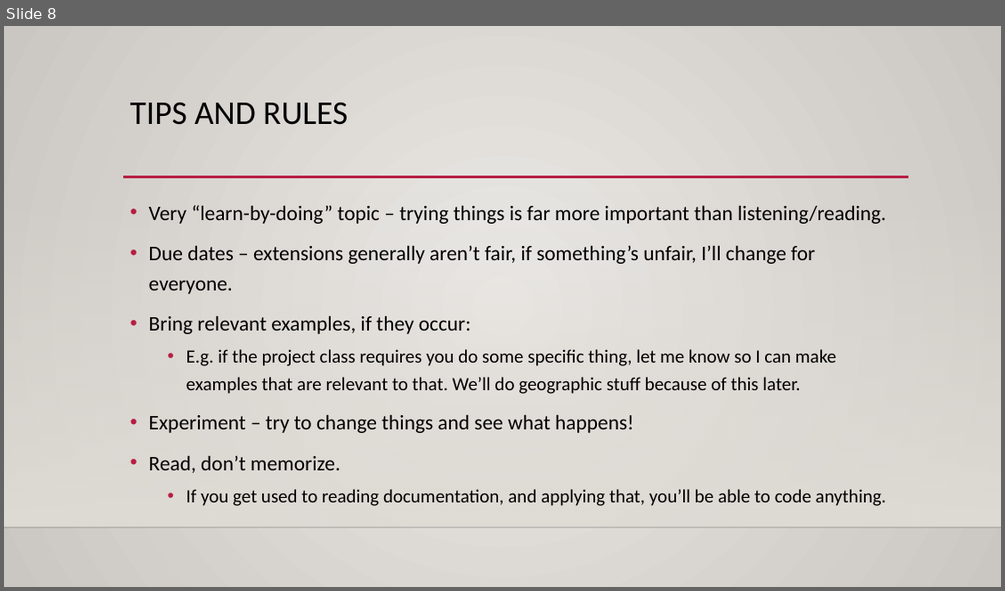
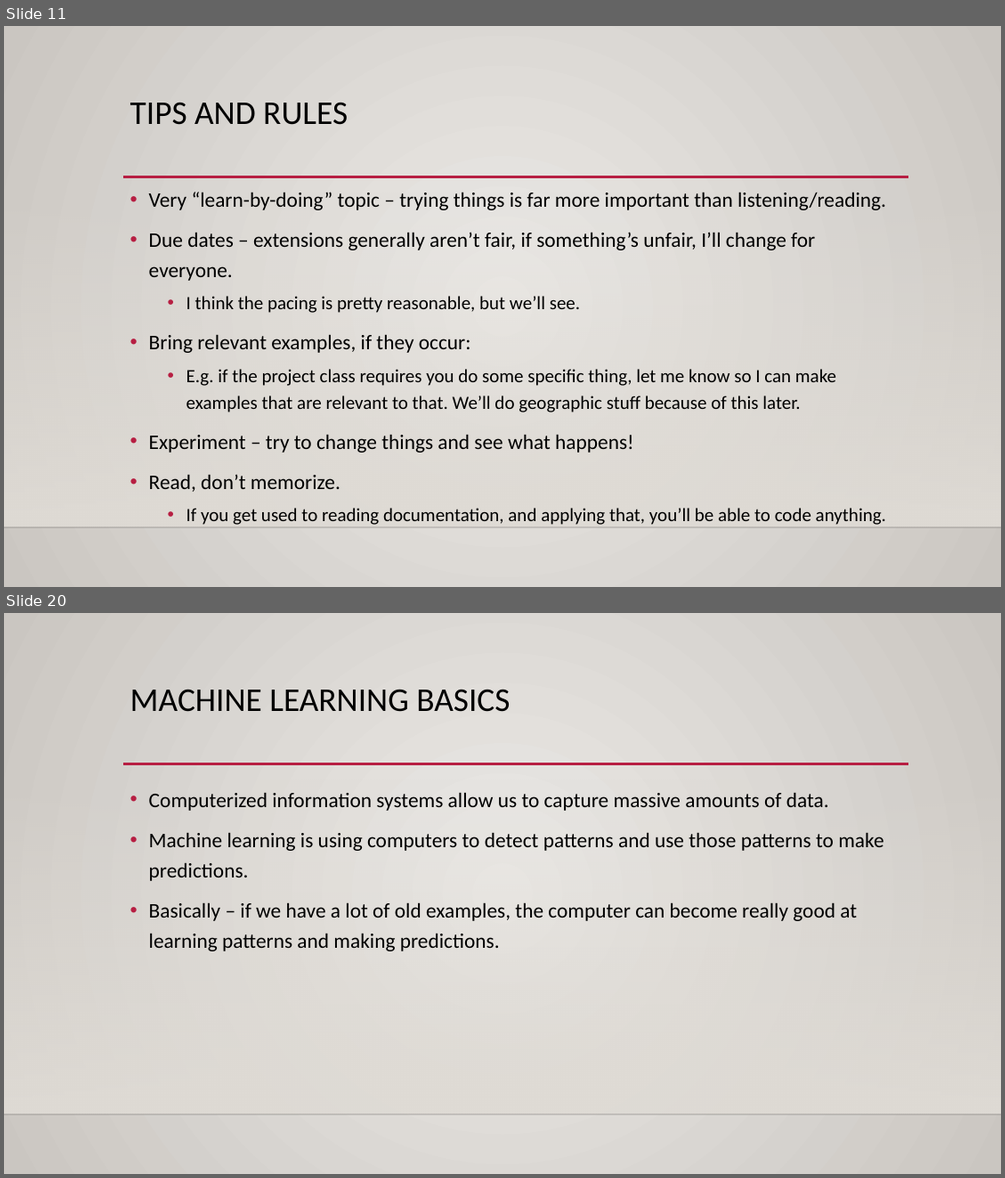
Before and after one commit to glennybarnes/Intro_to_Machine_Learning_Students, a slide deck: reference_content/Slides/Intro.pptx. Shown one above the other, each under a label of ours: slide 8 before the commit, slides 11 and 20 after it; the slides between them are not shown. The pictures are 1005x591 and 1005x1178 pixels, drawn with LibreOffice and Linux fonts; fonts in the diff are those of the drawing; background and template pictures are left out. Boxes give left, top, right and bottom in pixels: in the first picture for what was removed or moved away, otherwise in the second. Text is boxed around its words. In the diff, an @@ line names an element or a change of style, - is before the commit and + after.

```diff
--- a/reference_content/Slides/Intro.pptx
+++ b/reference_content/Slides/Intro.pptx
@@ slide 20 added at (x1=4, y1=613, x2=1001, y2=1174), background gradient #ECEAE7 to #CAC7C1; not listed: 3 template elements that a slide beside it also shows @@
@@ title added at (x1=130, y1=689, x2=510, y2=712), 32 pt, text #000000 @@
+MACHINE LEARNING BASICS
@@ text added at (x1=149, y1=792, x2=883, y2=951), 20 pt, text #000000 @@
+• Computerized information systems allow us to capture massive amounts of data.
+• Machine learning is using computers to detect patterns and use those patterns to make predictions.
+• Basically – if we have a lot of old examples, the computer can become really good at learning patterns and making predictions.
@@ what was slide 8 is now slide 11 @@
@@ slide 11 changed as well @@
@@ text "Very “learn-by-doing” topic – trying ..." moved from (x1=149, y1=205, x2=886, y2=506) to (x1=149, y1=192, x2=886, y2=524) @@
@@ text at (x1=186, y1=296, x2=580, y2=313): paragraph added @@
+  • I think the pacing is pretty reasonable, but we’ll see.
```
Also in this commit, not shown: 5 other slides changed, 20 other slides added, 3 other files.
